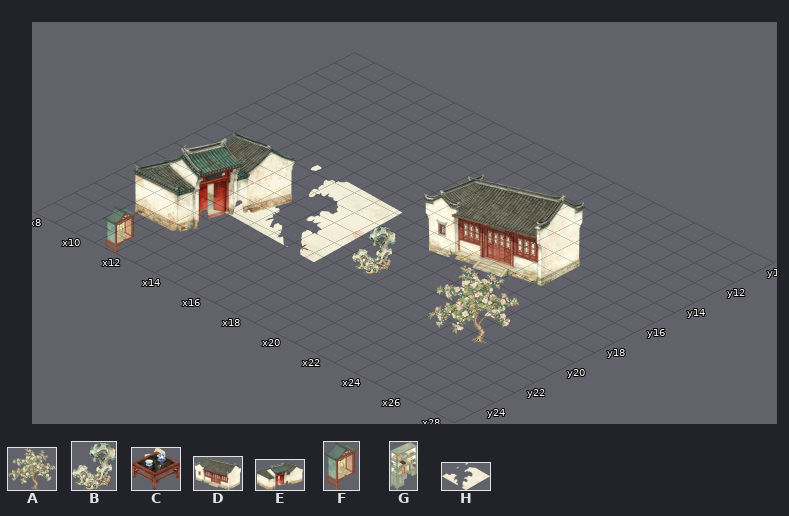
Tiled map (JSON), stored at maps/suzhou.tmj. The first picture shows the starting point.
Cells are 128x64 px. Isometric: x runs down to the right, y down to the left. Shown: x 8..28, y 10..25.
Key: from "荣国府手绘素材": A 2 "garden-tree", B 4 "garden-rock", C 42 "tea-table", D 162 "zhen-house", E 163 "hulu-temple", F 176 "altar-shrine", G 180 "bookshelf", H 188 "bamboo-cluster".
Objects are placed by the point they stand on, in cells (3,4 is the top-left corner of cell 3,4); size is 1x1 cell unless given.
Objects on layer "Art" before:
G "bookshelf" at 23.3,17 size 0.9x3.3
C "tea-table" at 23.6,17.3 size 0.6x1
D "zhen-house" at 23.5,18 size 4.1x5.6
B "garden-rock" at 19.6,20.6 size 1.1x2.4
H "bamboo-cluster" at 17.5,21.5 size 4.4x4.9
A "garden-tree" at 25.6,21.6 size 2.3x3.9
E "hulu-temple" at 13.5,22.5 size 4.1x5.2
F "altar-shrine" at 12.2,25.9 size 0.9x2.4
After:
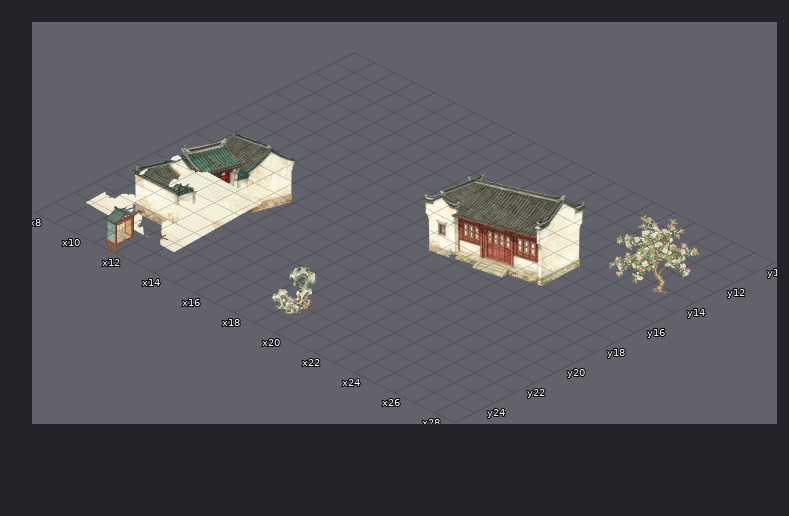
The edit:
{"where": "layer \"Art\""}
{"was": "A \"garden-tree\" at 25.6,21.6 size 2.3x3.9", "now": "A \"garden-tree\" at 27.6,14.6 size 2.3x3.9"}
{"was": "H \"bamboo-cluster\" at 17.5,21.5 size 4.4x4.9", "now": "H \"bamboo-cluster\" at 13.5,24.5 size 4.4x4.9"}
{"was": "B \"garden-rock\" at 19.6,20.6 size 1.1x2.4", "now": "B \"garden-rock\" at 19.6,24.6 size 1.1x2.4"}
{"label":"changed","picture_box":[87,155,402,314]}
{"label":"new place","picture_box":[609,216,699,294]}
{"label":"old place","picture_box":[429,266,519,344]}
